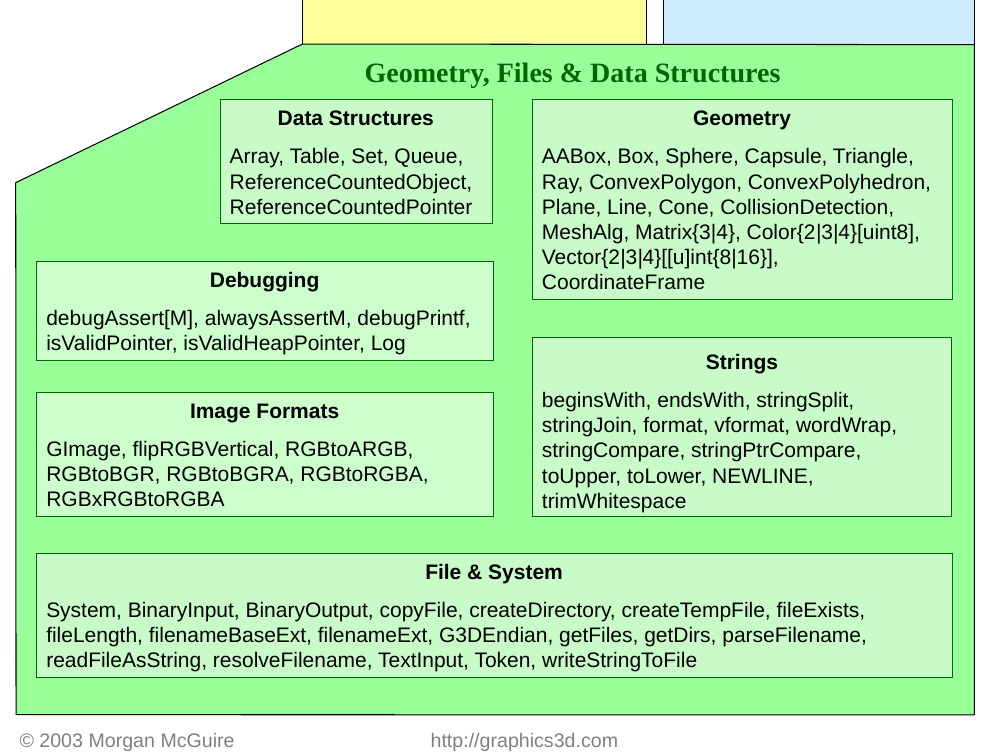
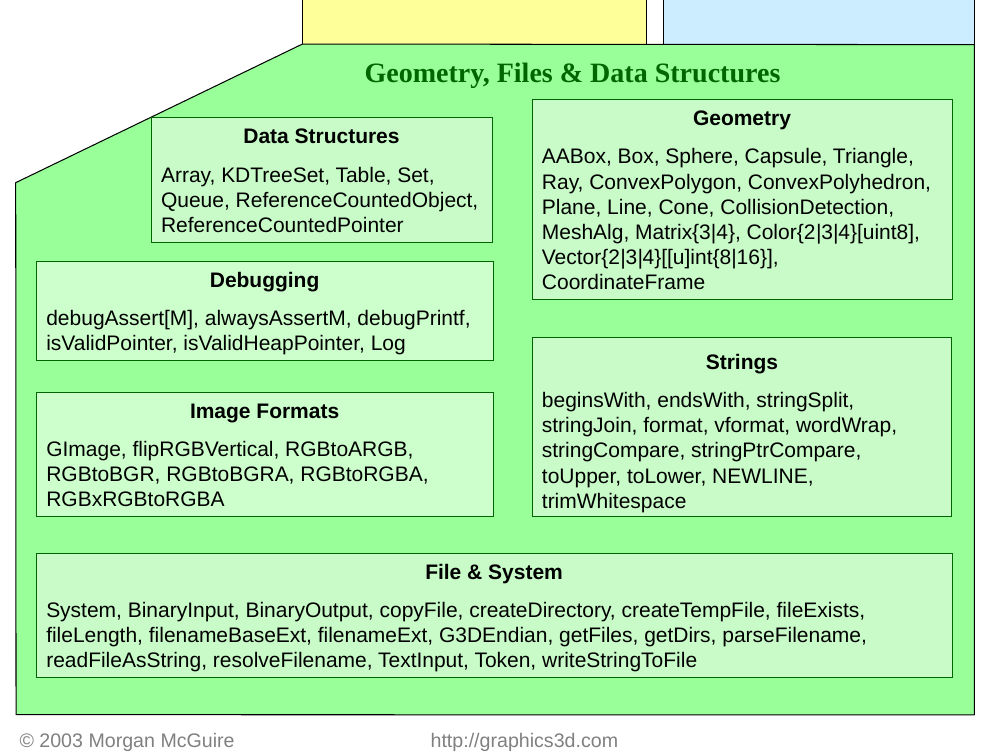
Before and after one commit to luaman/g3d-cpp, a slide deck: slide 2 of source/html/G3D-Map.ppt. Drawn at 1008x756 pixels with LibreOffice and Linux fonts; fonts in the diff are those of the drawing. Boxes give left, top, right and bottom in pixels: in the first picture for what was removed or moved away, otherwise in the second. Text is boxed around its words. In the diff, an @@ line names an element or a change of style, - is before the commit and + after.

```diff
--- a/source/html/G3D-Map.ppt
+++ b/source/html/G3D-Map.ppt
@@ rectangle "Data Structures": place and size @@
-rectangle "Data Structures" at [220,100,492,224]
+rectangle "Data Structures" at [151,118,492,242]
@@ text in rectangle at [161,166,479,233]: text changed @@
-Array, Table, Set, Queue, ReferenceCountedObject, ReferenceCountedPointer
+Array, KDTreeSet, Table, Set, Queue, ReferenceCountedObject, ReferenceCountedPointer
```
Also in this commit, not shown: 2 other files.
